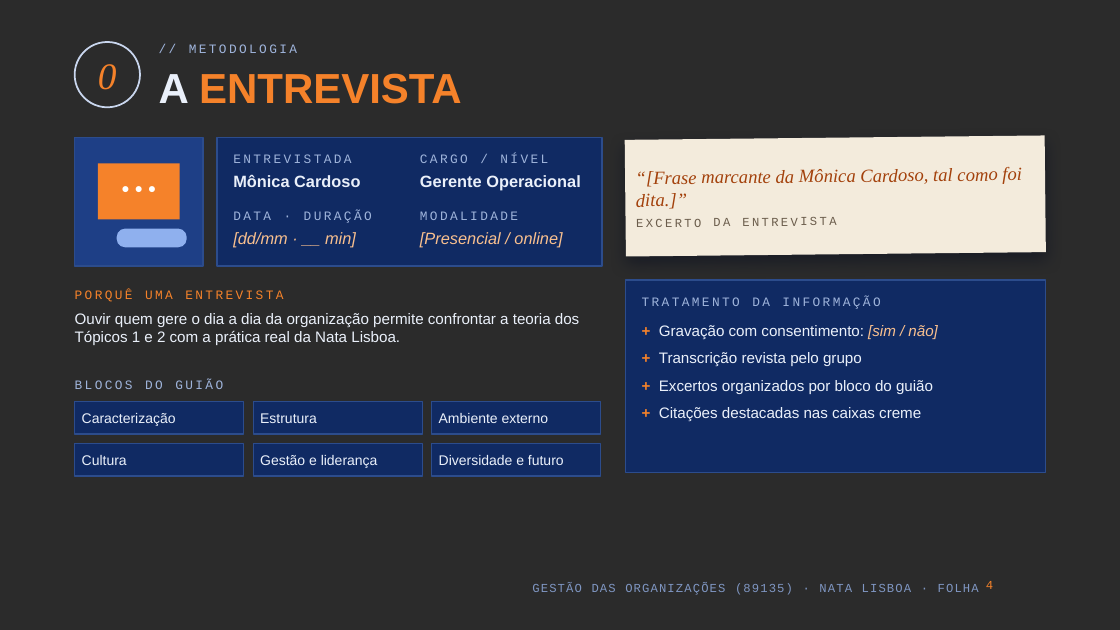
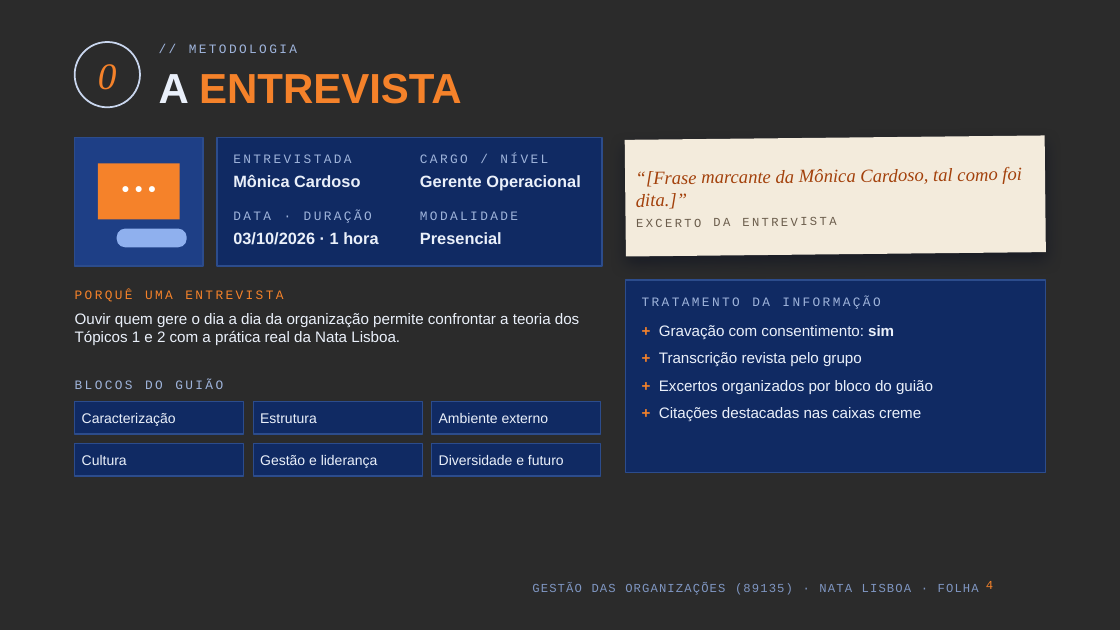
Before and after one commit to kd25gpgdw9-lang/Oceanum, a slide deck: slide 4 of apresentacao-go-89135/Nata_Lisboa_GO_89135.pptx. Drawn at 1120x630 pixels with LibreOffice and Linux fonts; fonts in the diff are those of the drawing; background and template pictures are left out; a plain dark background stands for a picture behind light text. Boxes give left, top, right and bottom in pixels: in the first picture for what was removed or moved away, otherwise in the second. Text is boxed around its words. In the diff, an @@ line names an element or a change of style, - is before the commit and + after.

```diff
--- a/apresentacao-go-89135/Nata_Lisboa_GO_89135.pptx
+++ b/apresentacao-go-89135/Nata_Lisboa_GO_89135.pptx
@@ text at (233,232,378,245): text changed; text colour #F9C08F to #EAF0FA; bold on; italic off @@
-[dd/mm · __ min]
+03/10/2026 · 1 hora
@@ text at (420,232,502,244): text changed; text colour #F9C08F to #EAF0FA; bold on; italic off @@
-[Presencial / online]
+Presencial
@@ text at (659,325,894,339): text changed @@
-+ Gravação com consentimento: [sim / não]
++ Gravação com consentimento: sim
```
Also in this commit, not shown: 2 other slides changed, 2 other files.
